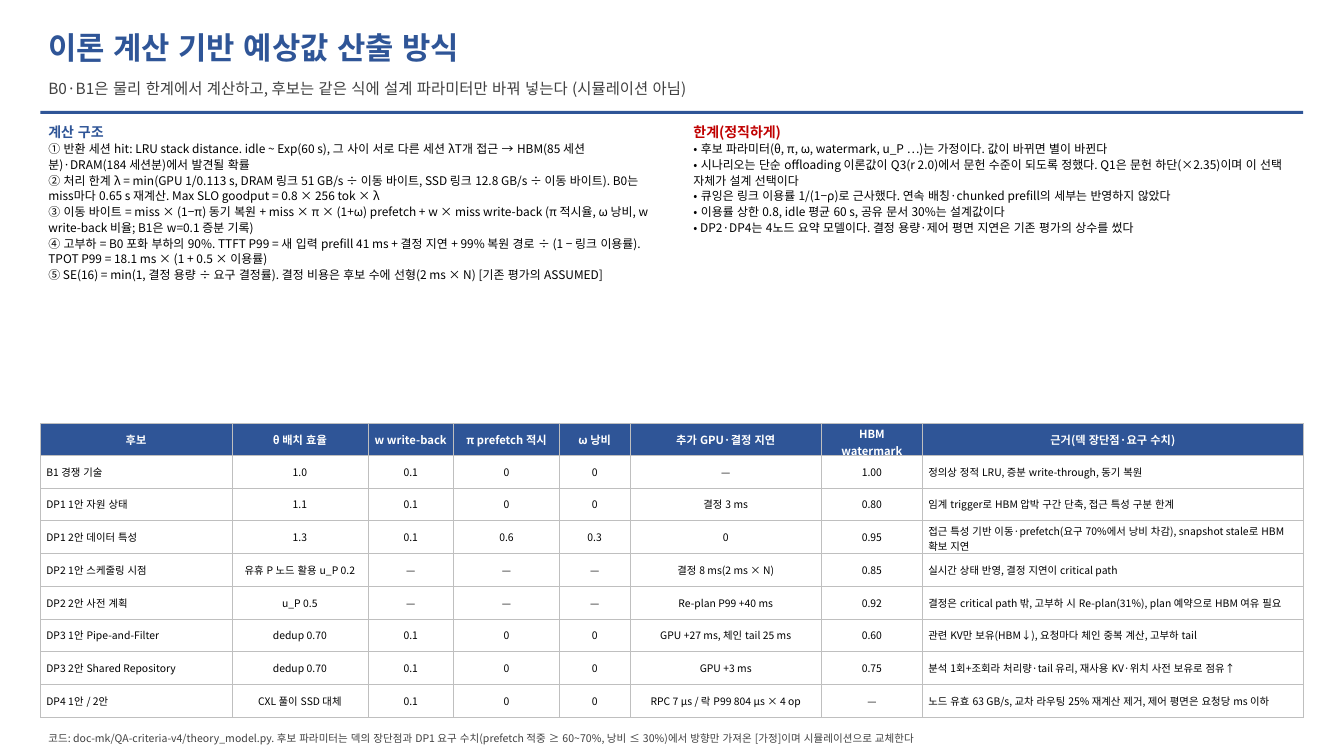
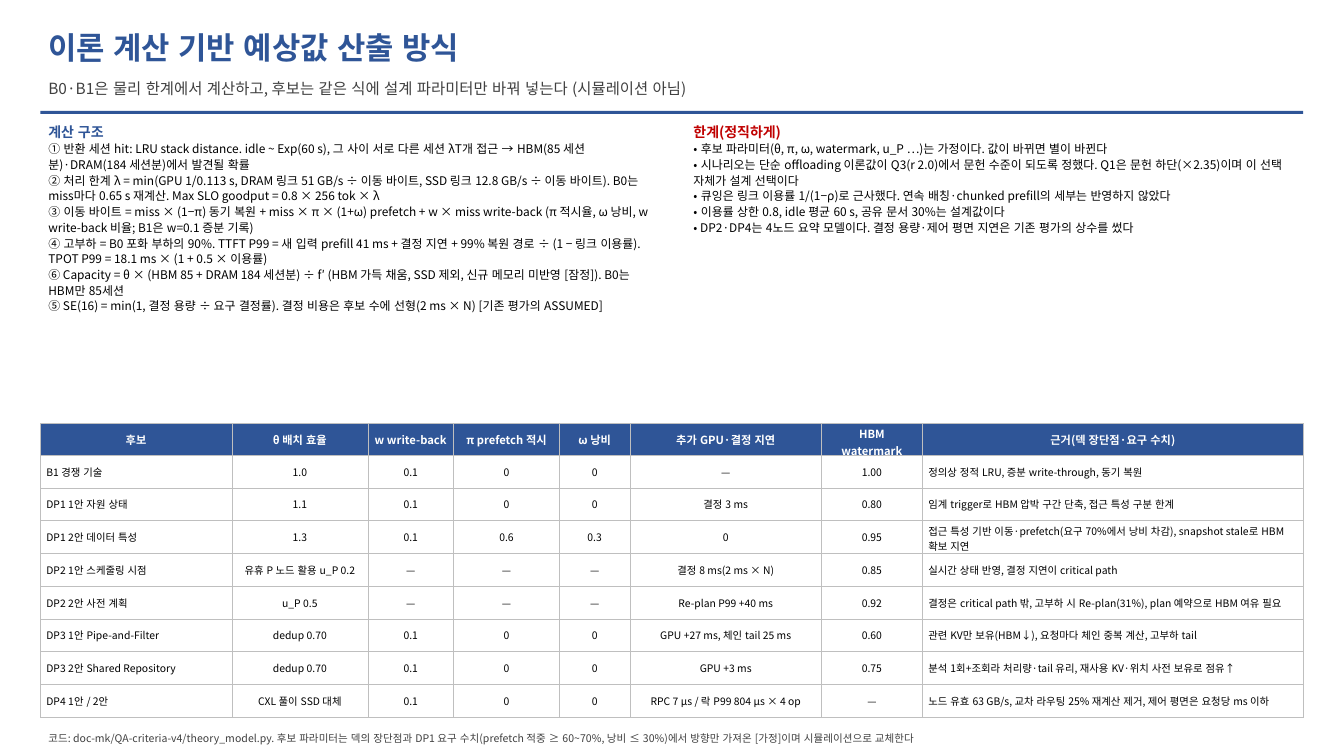
Before and after one commit to mkim0628/vllm, a slide deck: slide 11 of doc-mk/QA-criteria-v4/DP-QA-criteria-v4.pptx. Drawn at 1344x756 pixels with LibreOffice and Linux fonts; fonts in the diff are those of the drawing. Boxes give left, top, right and bottom in pixels: in the first picture for what was removed or moved away, otherwise in the second. Text is boxed around its words. In the diff, an @@ line names an element or a change of style, - is before the commit and + after.

```diff
--- a/doc-mk/QA-criteria-v4/DP-QA-criteria-v4.pptx
+++ b/doc-mk/QA-criteria-v4/DP-QA-criteria-v4.pptx
@@ text at [48,269,629,296]: paragraph added @@
+⑥ Capacity = θ × (HBM 85 + DRAM 184 세션분) ÷ f′ (HBM 가득 채움, SSD 제외, 신규 메모리 미반영 [잠정]). B0는 HBM만 85세션
```
Also in this commit, not shown: 8 other slides changed, 2 slides added, 5 other files.
